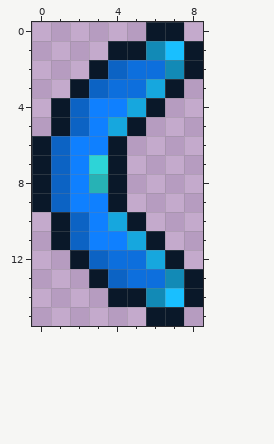
Two versions of one pixel-art sprite, Items/Weapons/Waverang.png. Above is the file before it was changed.
The file is 18x32 pixels, drawn in blocks of 2x2; one block is one cell here.
After the commit:
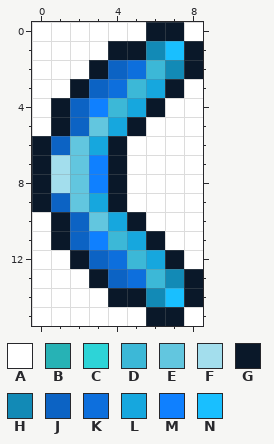
Palette (. is transparent): A #ffffff  B #27b2b5  C #2dd4d7  D #3cb8d7  E #62c6df  F #a3deed  G #0a1829  H #128ab6  J #0c63c4  K #0d6fdd  L #16a7de  M #0f80ff  N #19bfff
Diff:
{"y":0,"x":0,"old":"......","new":"AAAAAA"}
{"y":0,"x":8,"old":".","new":"A"}
{"y":1,"x":0,"old":"....","new":"AAAA"}
{"y":2,"x":0,"old":"...","new":"AAA"}
{"y":2,"x":6,"old":"K","new":"D"}
{"y":3,"x":0,"old":"..","new":"AA"}
{"y":3,"x":5,"old":"K","new":"D"}
{"y":3,"x":8,"old":".","new":"A"}
{"y":4,"x":0,"old":".","new":"A"}
{"y":4,"x":4,"old":"M","new":"D"}
{"y":4,"x":7,"old":"..","new":"AA"}
{"y":5,"x":0,"old":".","new":"A"}
{"y":5,"x":3,"old":"M","new":"E"}
{"y":5,"x":6,"old":"...","new":"AAA"}
{"y":6,"x":2,"old":"MM","new":"EL"}
{"y":6,"x":5,"old":"....","new":"AAAA"}
{"y":7,"x":1,"old":"JMC","new":"FEM"}
{"y":7,"x":5,"old":"....","new":"AAAA"}
{"y":8,"x":1,"old":"JMB","new":"FEM"}
{"y":8,"x":5,"old":"....","new":"AAAA"}
{"y":9,"x":2,"old":"MM","new":"EL"}
{"y":9,"x":5,"old":"....","new":"AAAA"}
{"y":10,"x":0,"old":".","new":"A"}
{"y":10,"x":3,"old":"M","new":"E"}
{"y":10,"x":6,"old":"...","new":"AAA"}
{"y":11,"x":0,"old":".","new":"A"}
{"y":11,"x":4,"old":"M","new":"D"}
{"y":11,"x":7,"old":"..","new":"AA"}
{"y":12,"x":0,"old":"..","new":"AA"}
{"y":12,"x":5,"old":"K","new":"D"}
{"y":12,"x":8,"old":".","new":"A"}
{"y":13,"x":0,"old":"...","new":"AAA"}
{"y":13,"x":6,"old":"K","new":"D"}
{"y":14,"x":0,"old":"....","new":"AAAA"}
{"y":15,"x":0,"old":"......","new":"AAAAAA"}
{"y":15,"x":8,"old":".","new":"A"}
